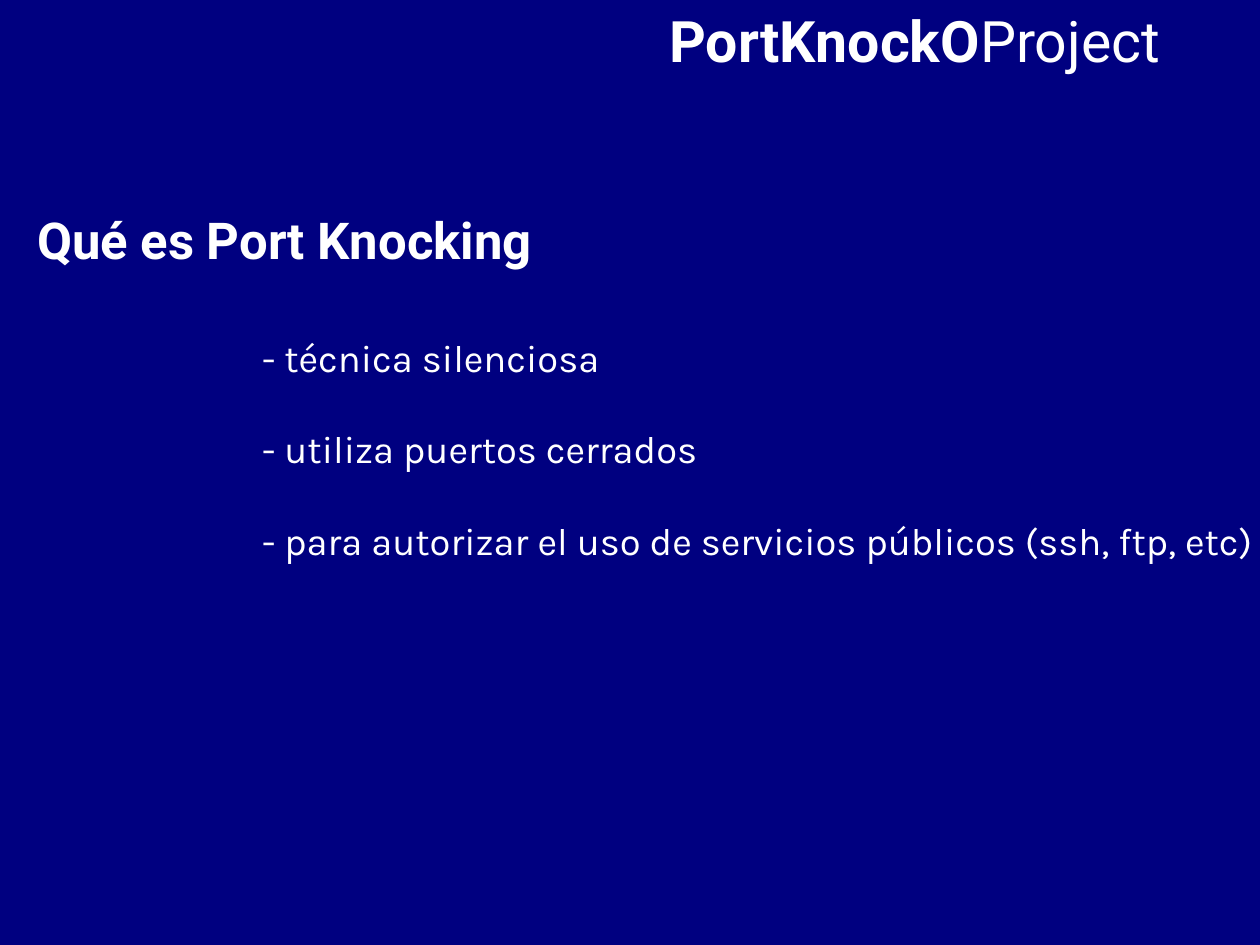
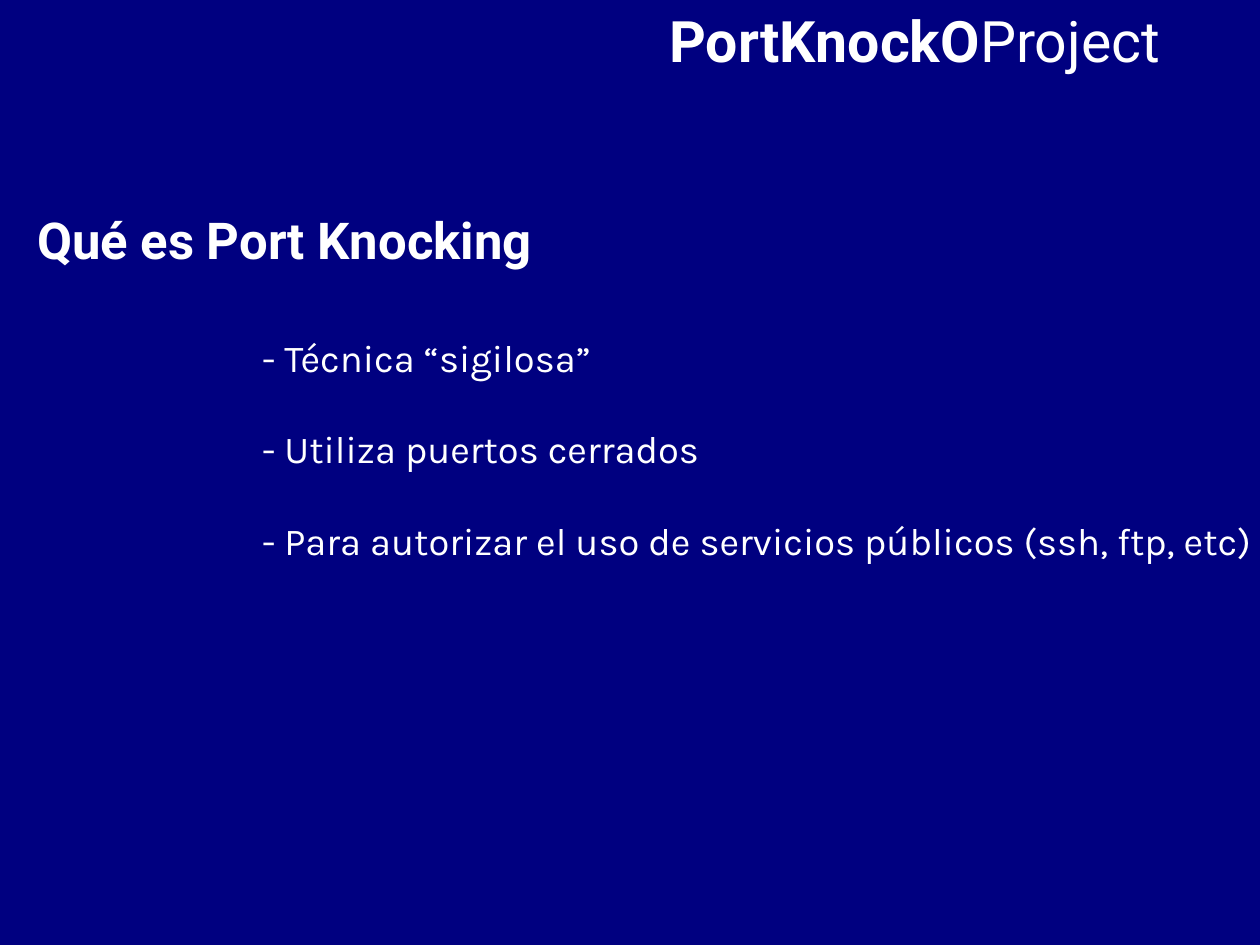
Before and after one commit to BackupTheBerlios/portknocko-svn, a slide deck: slide 4 of trunk/jornadas/jornadas.odp (slide 3 before the commit). Drawn at 1260x945 pixels with LibreOffice and Linux fonts; fonts in the diff are those of the drawing. Boxes give left, top, right and bottom in pixels: in the first picture for what was removed or moved away, otherwise in the second. Text is boxed around its words. In the diff, an @@ line names an element or a change of style, - is before the commit and + after.

```diff
--- a/trunk/jornadas/jornadas.odp
+++ b/trunk/jornadas/jornadas.odp
@@ text at (284, 343, 1251, 564): text changed @@
-- técnica silenciosa
-- utiliza puertos cerrados
-- para autorizar el uso de servicios públicos (ssh, ftp, etc)
+- Técnica “sigilosa”
+- Utiliza puertos cerrados
+- Para autorizar el uso de servicios públicos (ssh, ftp, etc)
```
Also in this commit, not shown: 6 other slides changed, 1 slide added, 1 slide removed.
